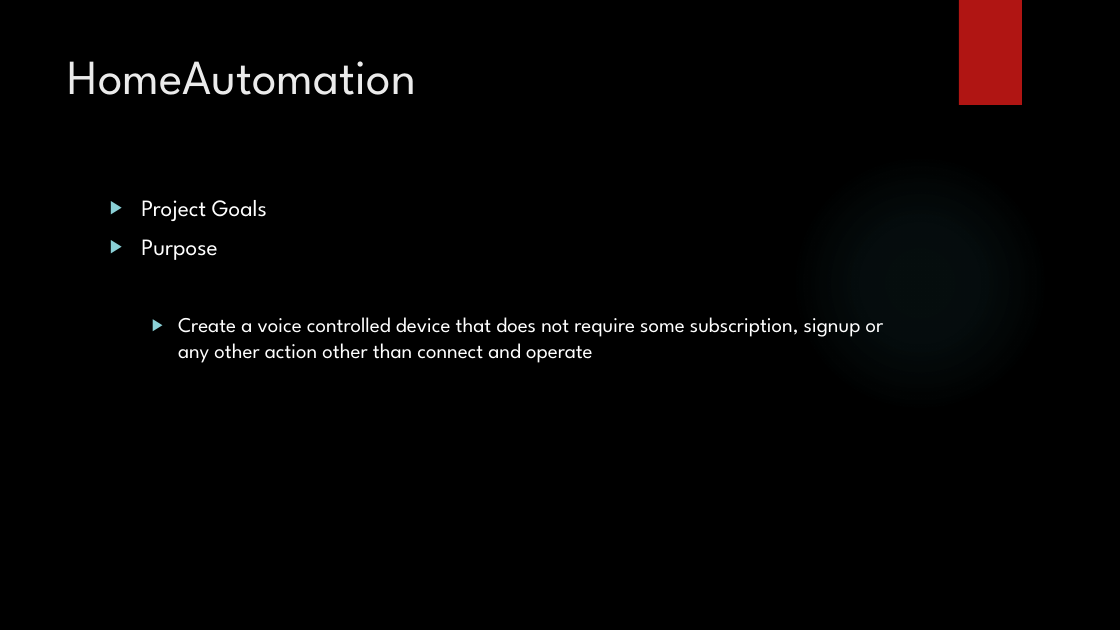
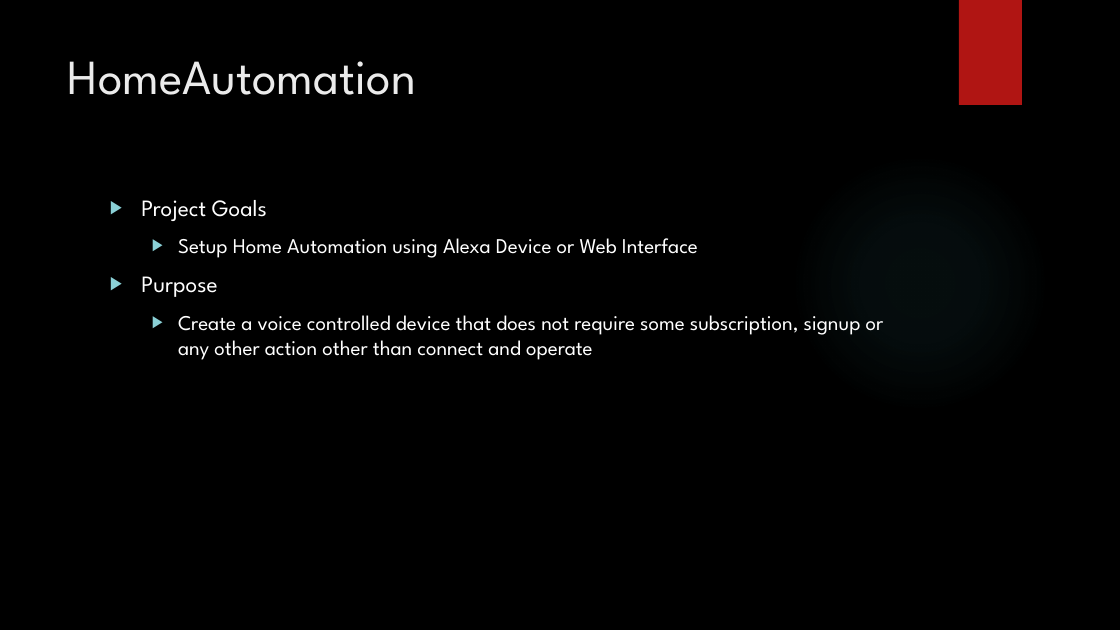
Before and after one commit to cammatth2001/HomeAutomation, a slide deck: slide 2 of HomeAutomation.pptx. Drawn at 1120x630 pixels with LibreOffice and Linux fonts; fonts in the diff are those of the drawing; background and template pictures are left out. Boxes give left, top, right and bottom in pixels: in the first picture for what was removed or moved away, otherwise in the second. Text is boxed around its words. In the diff, an @@ line names an element or a change of style, - is before the commit and + after.

```diff
--- a/HomeAutomation.pptx
+++ b/HomeAutomation.pptx
@@ text at [178, 238, 698, 258]: paragraph added @@
+  ▶ Setup Home Automation using Alexa Device or Web Interface
```
Also in this commit, not shown: 3 other slides changed, 1 other file.
